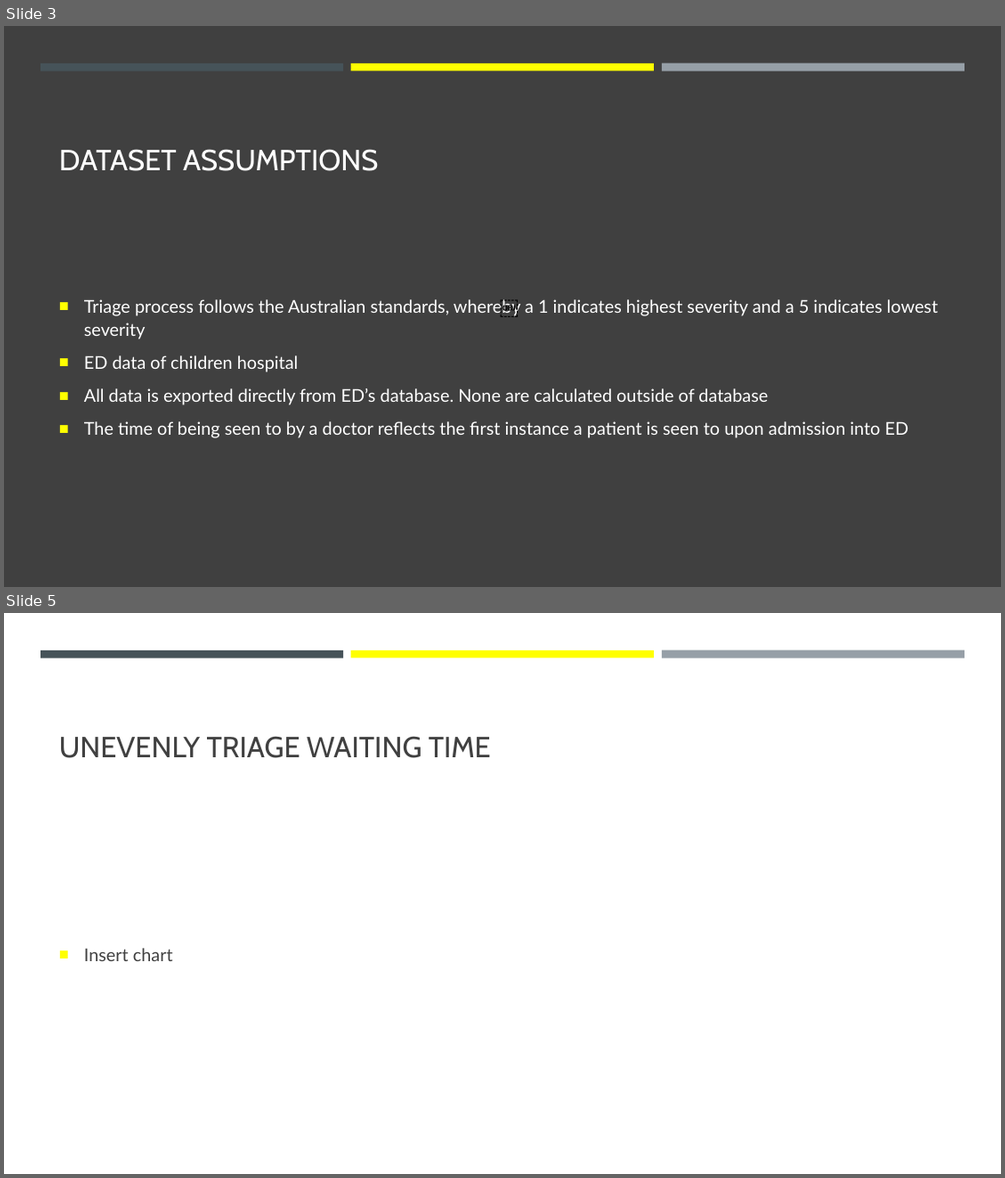
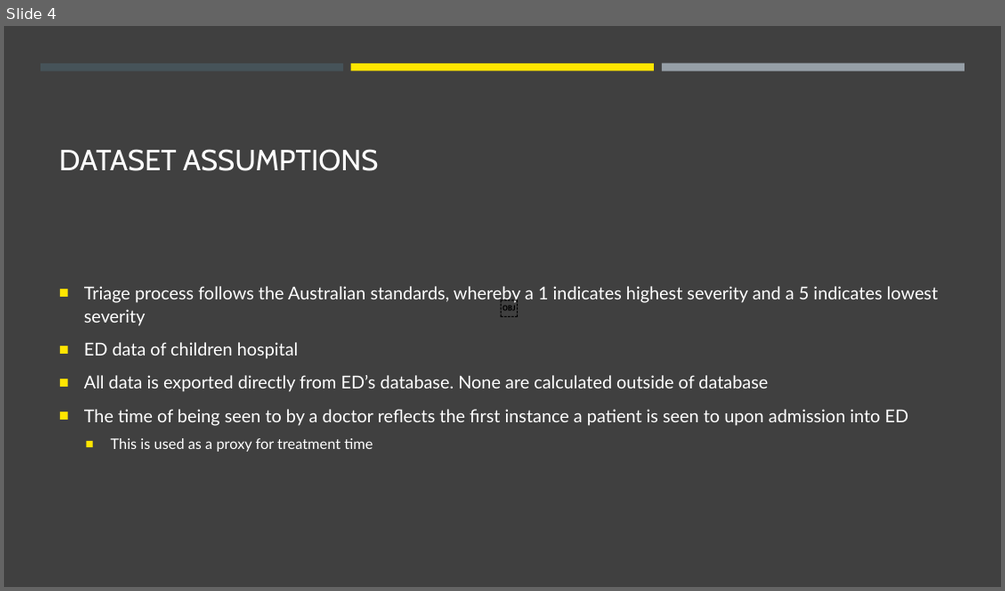
Before and after one commit to jasonnguyen3697/EY_DataChallenge, a slide deck: stuff.pptx. Shown one above the other, each under a label of ours: slides 3 and 5 before the commit, slide 4 after it; the slides between them are not shown. The pictures are 1005x1178 and 1005x591 pixels, drawn with LibreOffice and Linux fonts; fonts in the diff are those of the drawing. Boxes give left, top, right and bottom in pixels: in the first picture for what was removed or moved away, otherwise in the second. Text is boxed around its words. In the diff, an @@ line names an element or a change of style, - is before the commit and + after.

```diff
--- a/stuff.pptx
+++ b/stuff.pptx
@@ slide 5 removed at bbox=[4, 613, 1001, 1174], background #FFFFFF; not listed: 3 template elements that a slide beside it also shows @@
@@ title removed at bbox=[59, 736, 491, 758] @@
-UNEVENLY TRIAGE WAITING TIME
@@ text removed at bbox=[84, 948, 173, 961] @@
-■ Insert chart
@@ what was slide 3 is now slide 4 @@
@@ slide 4 changed as well @@
@@ rectangle at bbox=[351, 63, 654, 70]: fill #FFFF00 to #FFE600 @@
@@ text at bbox=[84, 286, 938, 426]: bullet colour #FFFF00 to #FFE600 @@
@@ text at bbox=[111, 438, 372, 451]: paragraph added @@
+  ■ This is used as a proxy for treatment time
```
Also in this commit, not shown: 8 other slides changed, 7 slides added, 3 other slides removed.
